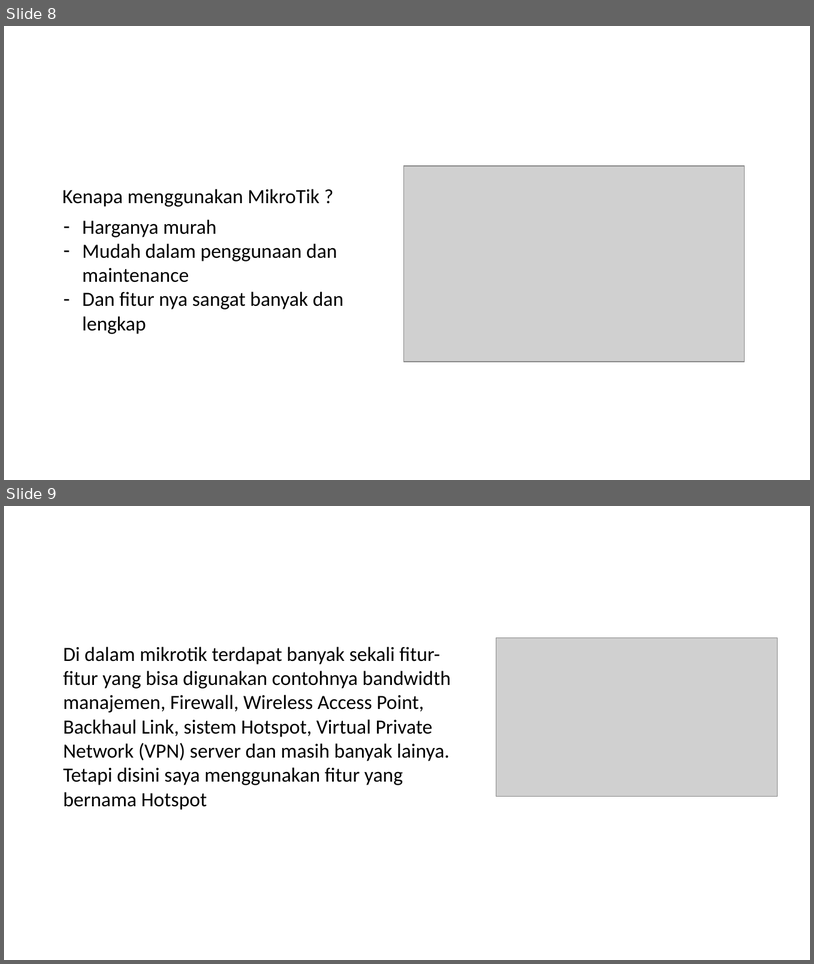
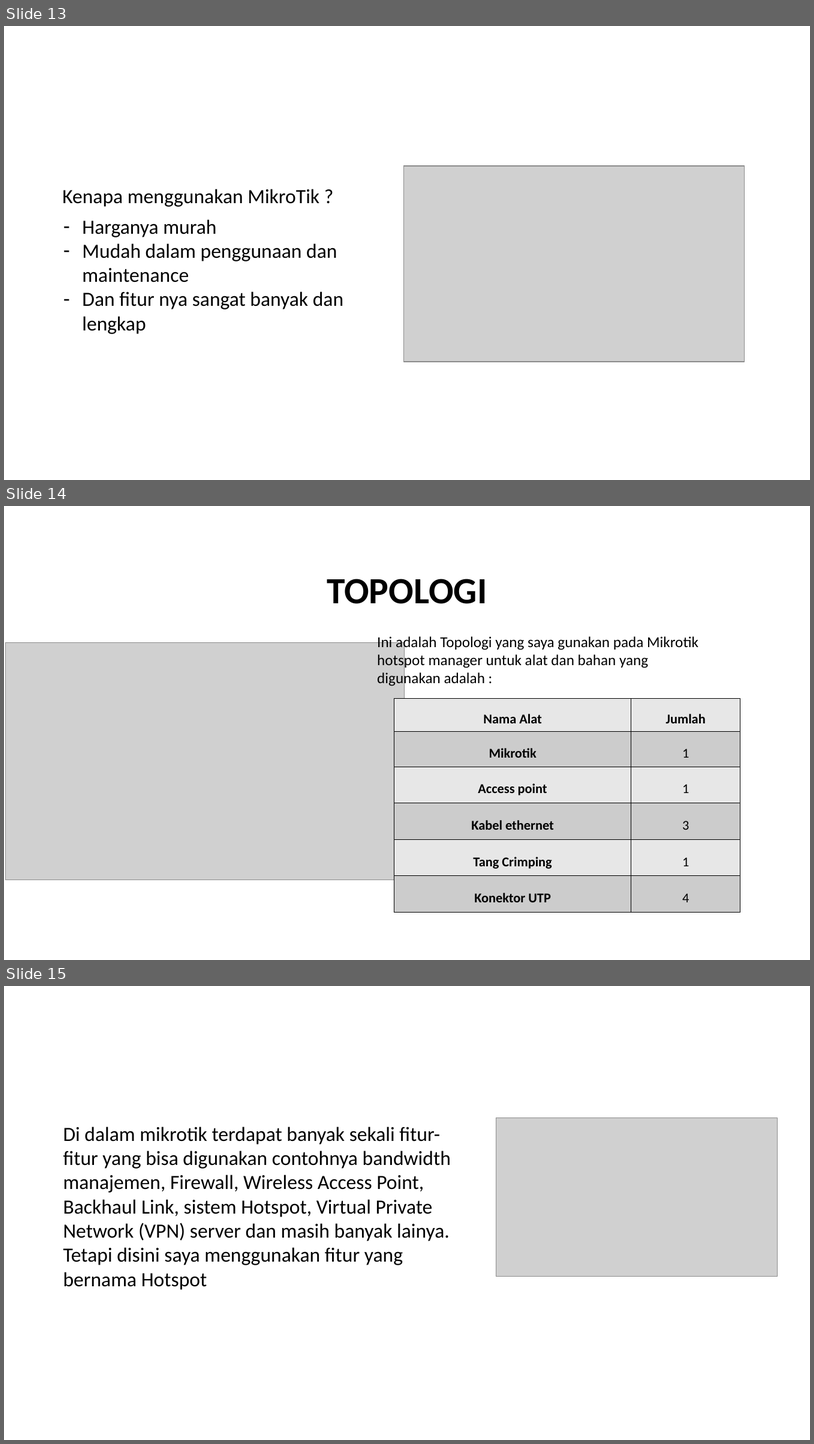
Before and after one commit to wisnushaputra/private-repo, a slide deck: Wisnu.pptx. Shown one above the other, each under a label of ours: slides 8 and 9 before the commit, slides 13, 14 and 15 after it. The pictures are 814x964 and 814x1444 pixels, drawn with LibreOffice and Linux fonts; fonts in the diff are those of the drawing; grey boxes stand for pictures. Boxes give left, top, right and bottom in pixels: in the first picture for what was removed or moved away, otherwise in the second. Text is boxed around its words. In the diff, an @@ line names an element or a change of style, - is before the commit and + after.

```diff
--- a/Wisnu.pptx
+++ b/Wisnu.pptx
@@ slide 14 added at bbox=[4, 506, 810, 960], background #FFFFFF @@
@@ title added at bbox=[327, 579, 487, 604], 44 pt, text #000000, bold @@
+TOPOLOGI
@@ picture added at bbox=[5, 642, 404, 879] @@
@@ text added at bbox=[377, 634, 699, 687], 18 pt, text #000000 @@
+Ini adalah Topologi yang saya gunakan pada Mikrotik hotspot manager untuk alat dan bahan yang digunakan adalah :
@@ table added at bbox=[395, 699, 741, 913], 6 rows, 2 columns @@
+Nama Alat | Jumlah
+Mikrotik | 1
+Access point | 1
+Kabel ethernet | 3
+Tang Crimping | 1
+Konektor UTP | 4
@@ what was slide 8 is now slide 13 @@
@@ what was slide 9 is now slide 15 @@
```
Also in this commit, not shown: 5 slides changed, 8 other slides added, 2 slides removed, 1 other file.
